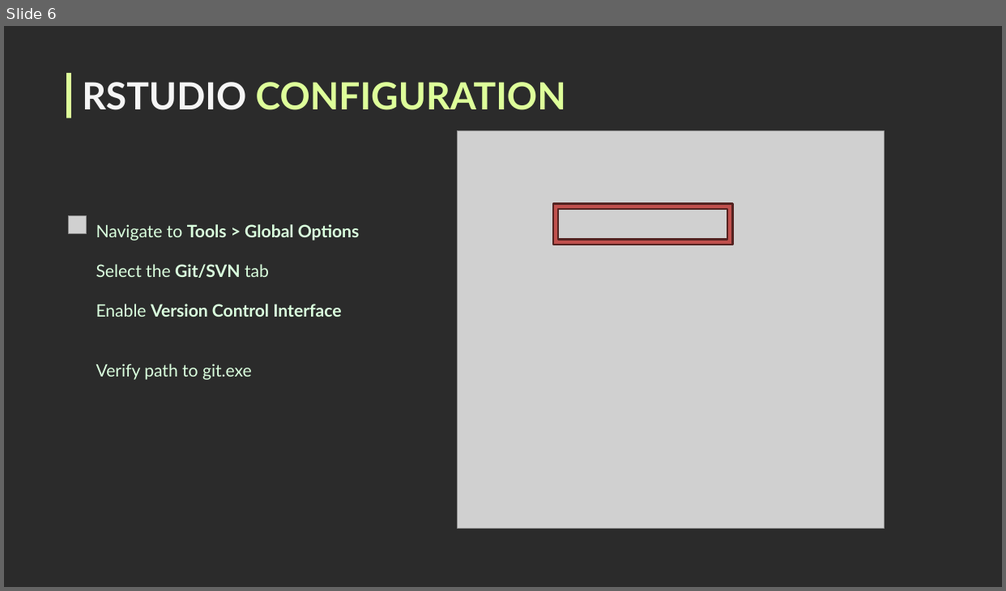
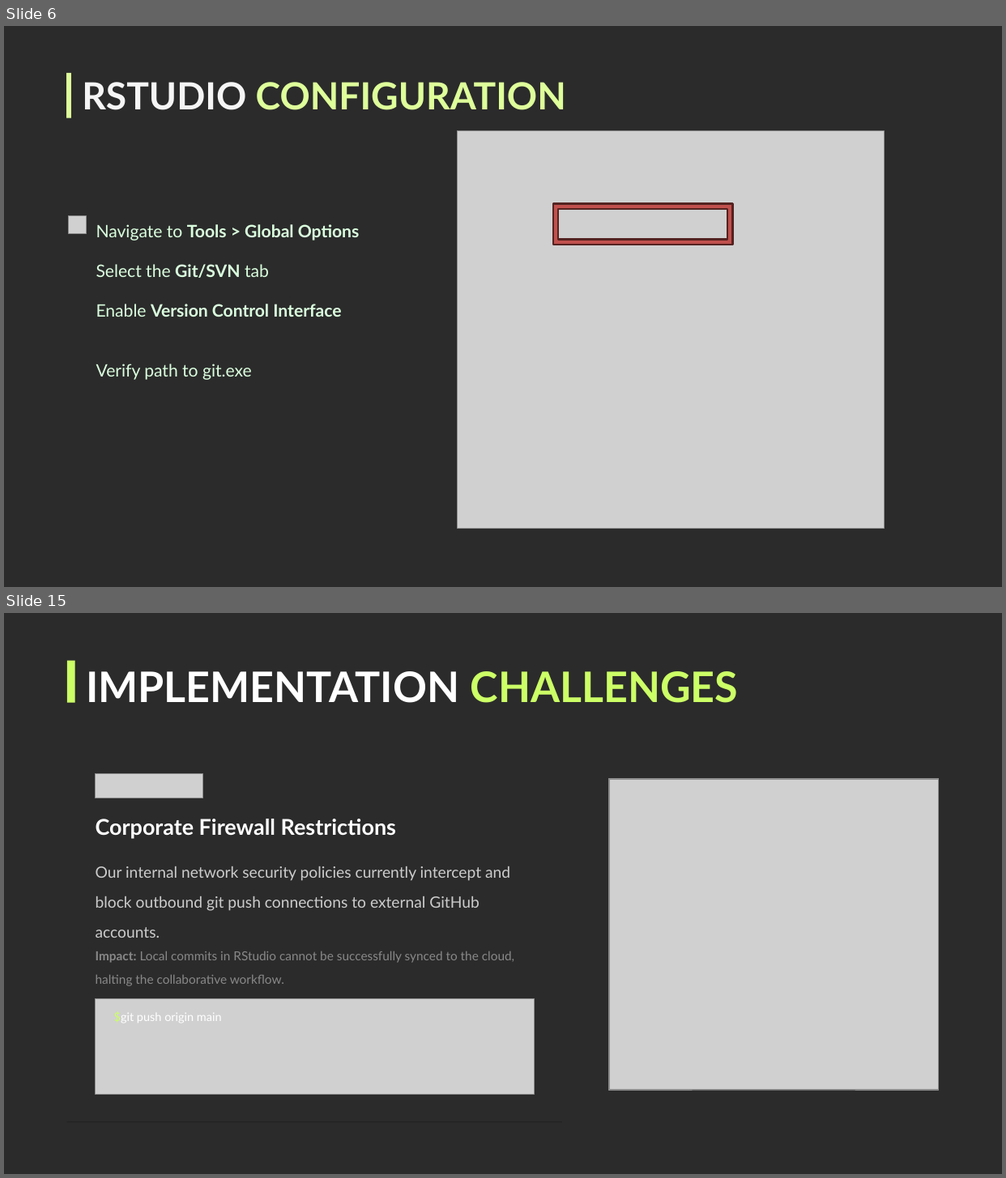
Before and after one commit to miftahulhoque01/Dummy-Project, a slide deck: GitHub_collaboration.pptx. Shown one above the other, each under a label of ours: slide 6 before the commit, slides 6 and 15 after it; the slides between them are not shown. The pictures are 1006x591 and 1006x1178 pixels, drawn with LibreOffice and Linux fonts; fonts in the diff are those of the drawing; grey boxes stand for pictures; background and template pictures are left out; a plain dark background stands for a picture behind light text. Boxes give left, top, right and bottom in pixels: in the first picture for what was removed or moved away, otherwise in the second. Text is boxed around its words. In the diff, an @@ line names an element or a change of style, - is before the commit and + after.

```diff
--- a/GitHub_collaboration.pptx
+++ b/GitHub_collaboration.pptx
@@ slide 15 added at (4,613,1002,1174), background picture (left out) @@
@@ rectangle added at (67,661,74,703), fill #CCFF66 @@
@@ text added at (86,671,739,703), 40.5 pt, text #FFFFFF, bold @@
+IMPLEMENTATION CHALLENGES
@@ picture added at (96,774,203,798) @@
@@ picture added at (609,778,939,1091) @@
@@ picture added at (610,779,938,1090) @@
@@ text added at (96,819,396,839), 21 pt, text #FFFFFF, bold @@
+Corporate Firewall Restrictions
@@ text added at (96,867,510,938), 15 pt, text #CCCCCC @@
+Our internal network security policies currently intercept and block outbound git push connections to external GitHub accounts.
@@ text added at (96,952,514,986), 12 pt, text #888888 @@
+Impact: Local commits in RStudio cannot be successfully synced to the cloud, halting the collaborative workflow.
@@ picture added at (96,999,534,1094) @@
@@ text added at (114,1012,222,1023), 11.2 pt, text #FFFFFF @@
+$git push origin main
@@ rectangle added at (67,1122,562,1122), fill #222222 @@
```
Also in this commit, not shown: 8 slides changed, 1 other slide added.
